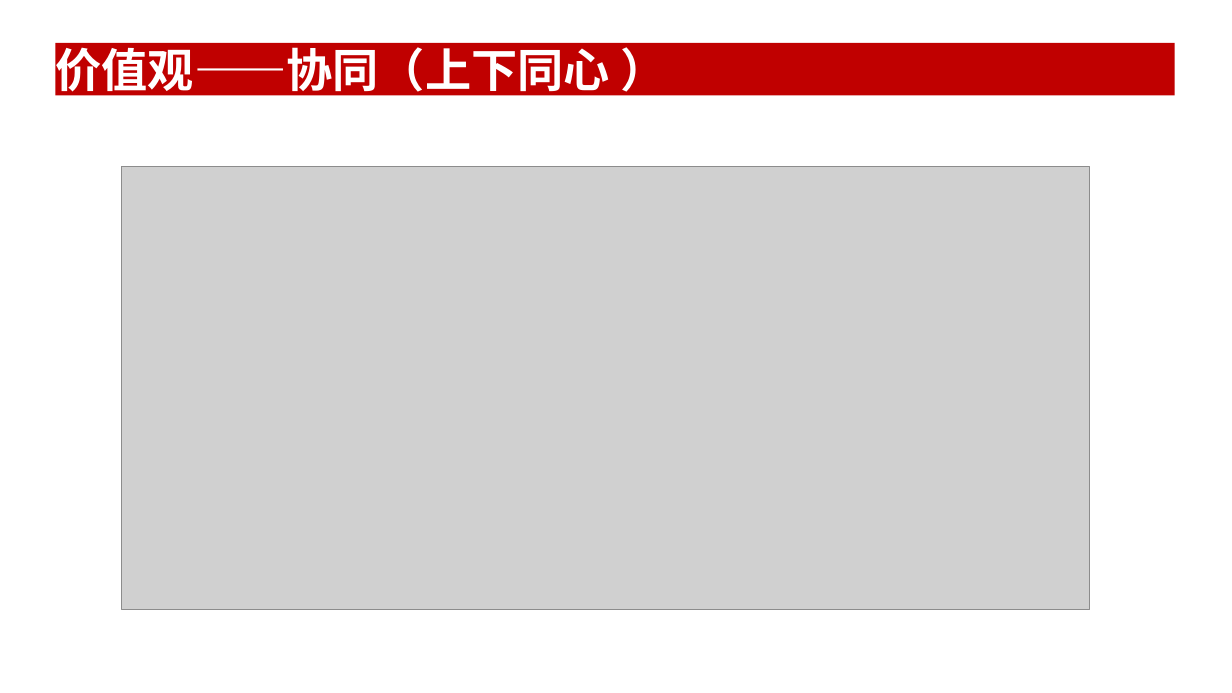
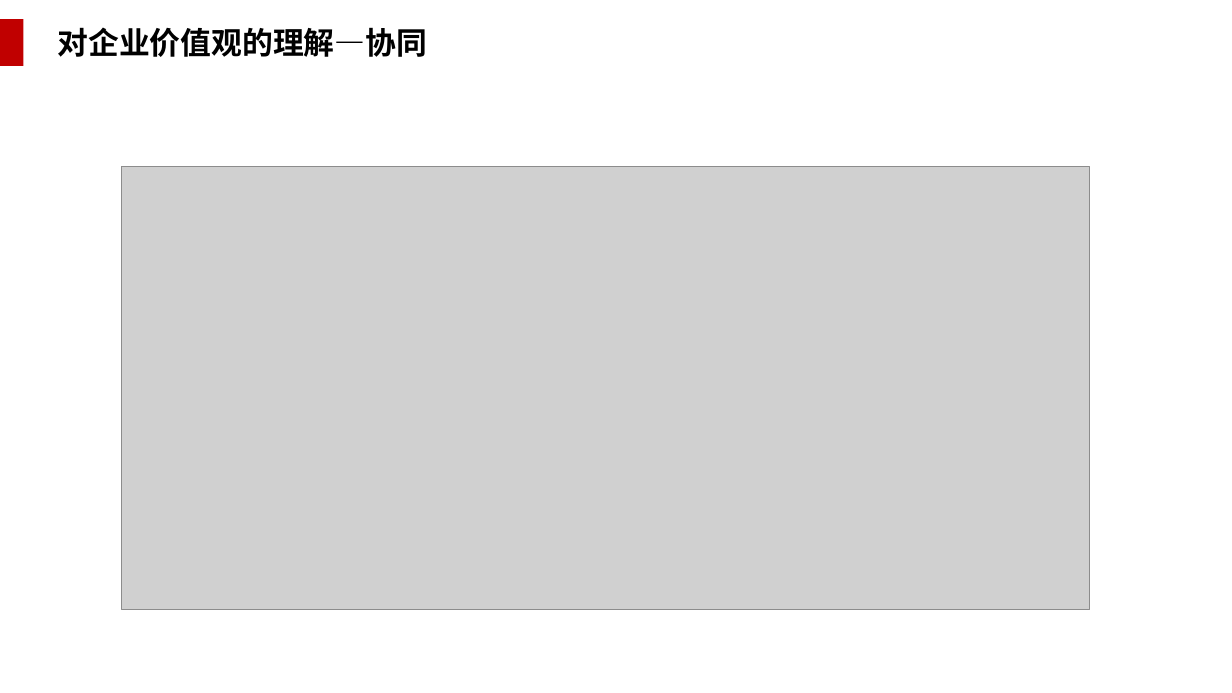
Before and after one commit to WakingFox/myself, a slide deck: slide 19 of 转正述职/王贵成转正述职报告.pptx. Drawn at 1232x693 pixels with LibreOffice and Linux fonts; fonts in the diff are those of the drawing; grey boxes stand for pictures; background and template pictures are left out. Boxes give left, top, right and bottom in pixels: in the first picture for what was removed or moved away, otherwise in the second. Text is boxed around its words. In the diff, an @@ line names an element or a change of style, - is before the commit and + after.

```diff
--- a/转正述职/王贵成转正述职报告.pptx
+++ b/转正述职/王贵成转正述职报告.pptx
@@ rectangle added at (0, 19, 23, 67), fill #C00000 @@
@@ text added at (58, 27, 428, 57), 24 pt, text #000000, bold @@
+对企业价值观的理解—协同
@@ title removed at (55, 43, 1175, 95) @@
-价值观——协同（上下同心 ）
```
Also in this commit, not shown: 16 other slides changed.
